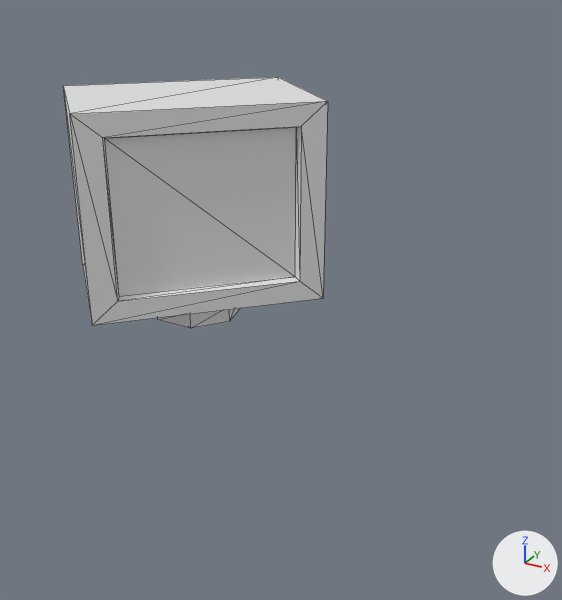
The glTF model public/pc-screen.gltf, before and after one commit.
The view is the same before and after, from a 50 mm lens placed at (-1.215, 0.675, 1.848), pointed at (-2.062, 2.214, 1.078). The axes (+X, +Y, +Z) are drawn at lower right. The lights are the same throughout. Mesh edges are drawn as thin lines. Vertices at the same position are counted once.

The first picture shows 'pc-screen'.
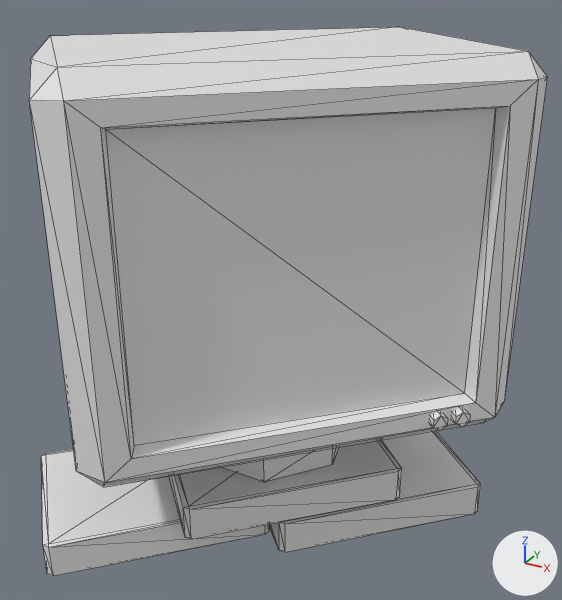
Location of each change, [x1, y1, x2, y2] in pixels of the pictures (562 x 600 px; the box of a moved part takes in the faces that stretch with it):
'pc-screen', reshaped (95% wider, 118% taller)
    before: [63, 77, 328, 328]
    after: [29, 27, 547, 576]
part 1 of me_cube_002, moved or reshaped
    before: [158, 308, 240, 328]
    after: [222, 447, 339, 482]
part 2 of me_cube_002, added
    after: [29, 27, 547, 487]
part 3 of me_cube_002, added
    after: [269, 431, 481, 552]
part 4 of me_cube_002, added
    after: [41, 449, 269, 576]
part 5 of me_cube_002, added
    after: [169, 440, 402, 539]
part 6 of me_cube_002, deleted
    before: [63, 77, 328, 325]
part 7 of me_cube_002, added
    after: [430, 408, 470, 431]

Patch to the scene script:
```diff
--- a/public/pc-screen.gltf.py
+++ b/public/pc-screen.gltf.py
@@ me_cube_002 @@
 # used by ob_pc_screen; location = (0.0, 0.0, 0.0)
-me_cube_002.from_pydata(...)  # 44 vertices, 80 faces; spans x -2.991..-2.155, y 2.163..2.998, z 0.799..1.488
+me_cube_002.from_pydata(...)  # 156 vertices, 284 faces; spans x -2.347..-1.457, y 1.429..2.316, z 0.793..1.717
+# me_cube_002 part 1: the loose piece of 28 vertices spanning x -2.715..-2.43, y 2.449..2.726, z 0.799..0.899 is scaled about its middle by 1.13, then moved by (0.672, -0.706, 0.147)
+# me_cube_002 part 2: a new loose piece of 32 vertices spanning x -2.344..-1.457, y 1.429..2.316, z 1.05..1.717
+# me_cube_002 part 3: a new loose piece of 24 vertices spanning x -1.999..-1.489, y 1.718..2.228, z 0.793..0.864
+# me_cube_002 part 4: a new loose piece of 24 vertices spanning x -2.347..-1.838, y 1.454..1.964, z 0.793..0.864
+# me_cube_002 part 5: a new loose piece of 24 vertices spanning x -2.128..-1.618, y 1.592..2.102, z 0.866..0.937
+# me_cube_002 part 6: the loose piece of 16 vertices spanning x -2.991..-2.155, y 2.163..2.998, z 0.897..1.488 is deleted
+# me_cube_002 part 7
+# 16 vertices are added at x -1.562..-1.492, y 1.819..1.889, z 1.088..1.119
+# 8 new vertices lie (0.0, 0.0, 0.015) away from vertices in x -1.562..-1.492, y 1.819..1.889, z 1.096
+# 40 new faces join them
```
